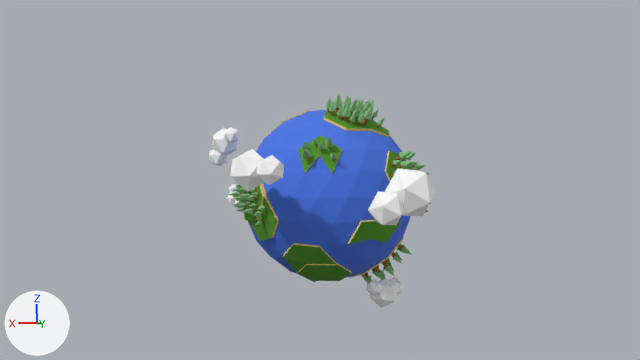
One commit to the Blender file Earth.blend: the scene before it, then after it.
One viewpoint serves both versions: the file's camera 'Camera'. The lights are fixed; the arrows at lower left show +X, +Y and +Z. The picture after the commit comes second. Both versions are drawn at frame 250 of the action 'CloudsAction.001'; the numbers are the values there.

The first picture shows 'Clouds', 'Earth'.
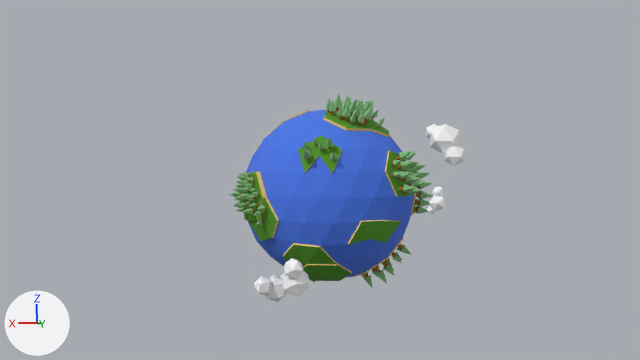
What changed in the scene script:
```text
Change ob_clouds:
    ob_clouds.rotation_euler: (0.0, -0.156, 15.71) -> (0.0, -0.156, 12.57)  # degrees (0, -8.9, 180) -> degrees (0, -8.9, 0)
```

Location of each change, (x1, y1, x2, y2) in pixels of the pictures (640 x 360 px):
'Clouds', turned
    before: (209, 127, 437, 308)
    after: (254, 124, 465, 302)
